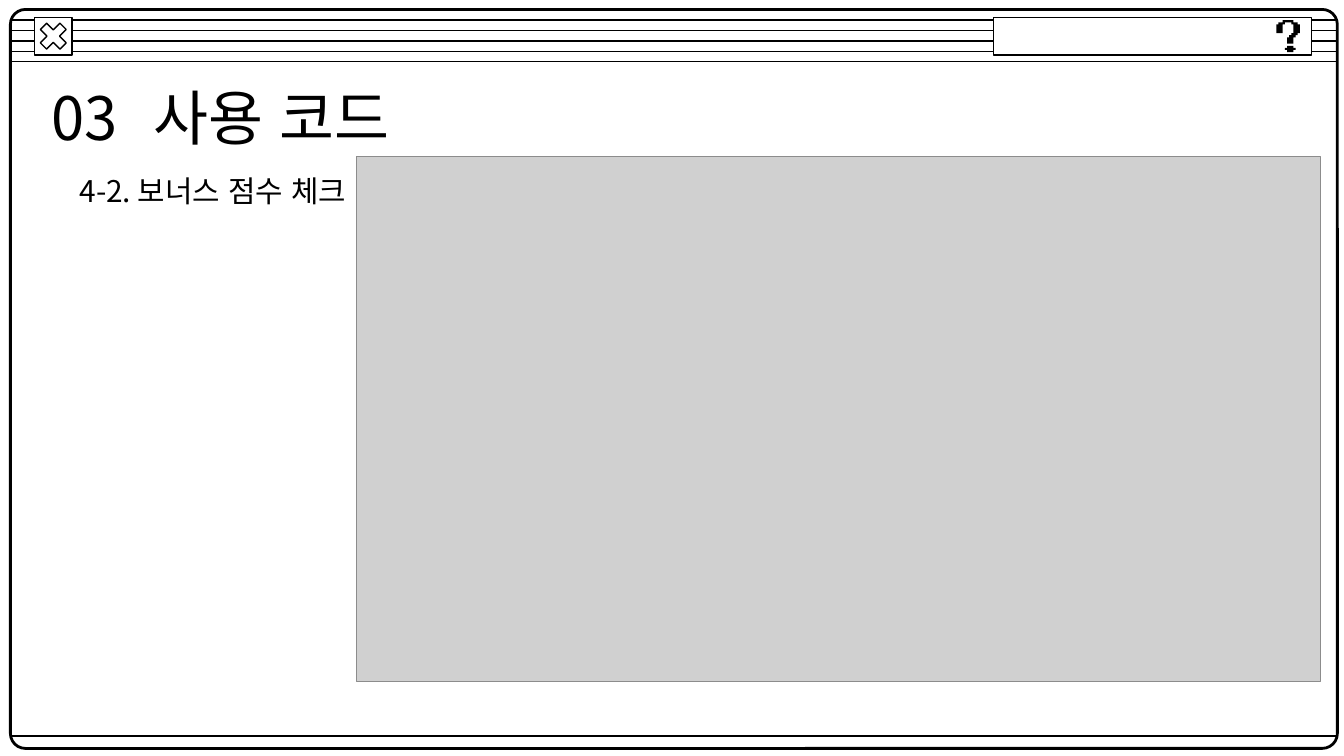
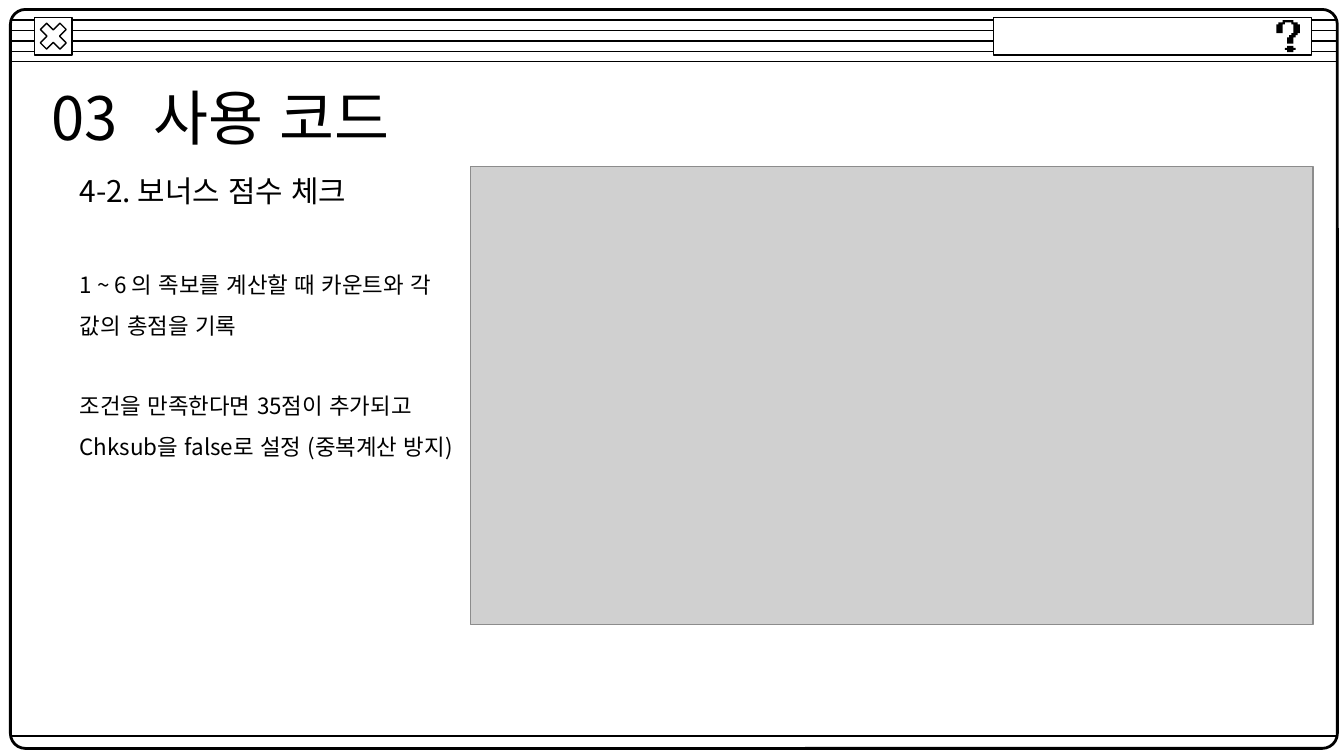
Before and after one commit to YuuJin72/Javascript, a slide deck: slide 16 of Javascript_정두식.pptx. Drawn at 1344x756 pixels with LibreOffice and Linux fonts; fonts in the diff are those of the drawing; grey boxes stand for pictures. Boxes give left, top, right and bottom in pixels: in the first picture for what was removed or moved away, otherwise in the second. Text is boxed around its words. In the diff, an @@ line names an element or a change of style, - is before the commit and + after.

```diff
--- a/Javascript_정두식.pptx
+++ b/Javascript_정두식.pptx
@@ picture resized from (x1=356, y1=157, x2=1320, y2=681) to (x1=470, y1=167, x2=1313, y2=625) @@
@@ text added at (x1=80, y1=274, x2=453, y2=460), 12 pt, text #000000 @@
+1 ~ 6 의 족보를 계산할 때 카운트와 각 값의 총점을 기록
+조건을 만족한다면 35점이 추가되고 Chksub을 false로 설정 (중복계산 방지)
```
Also in this commit, not shown: 7 other slides changed.
